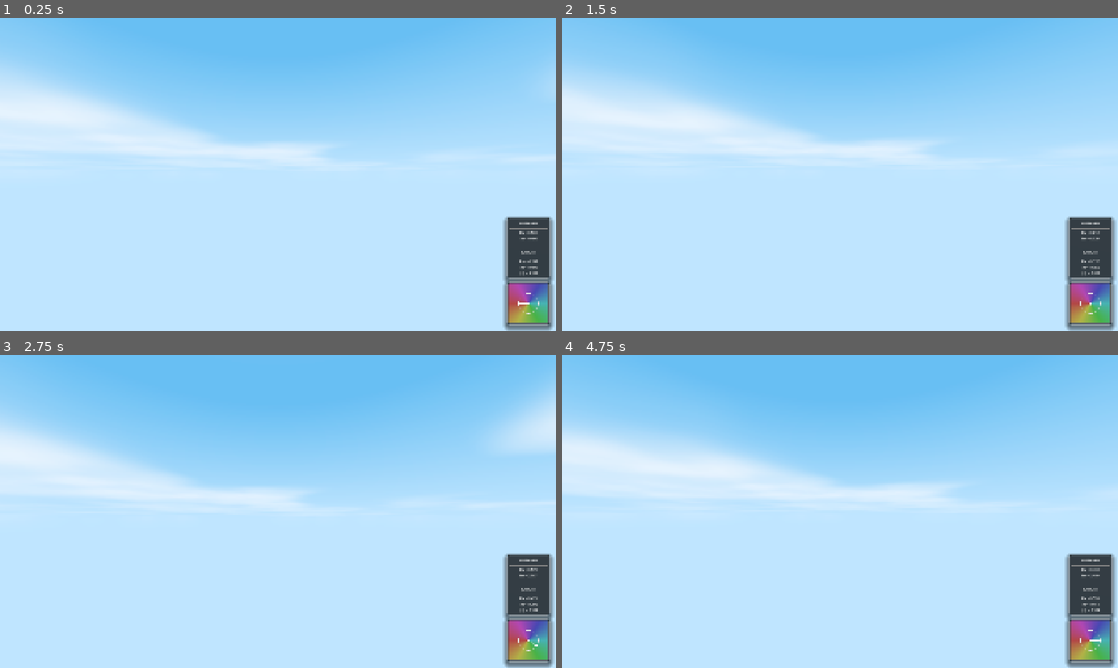
Above: before the commit, frames 1-4 (two rows, left to right).
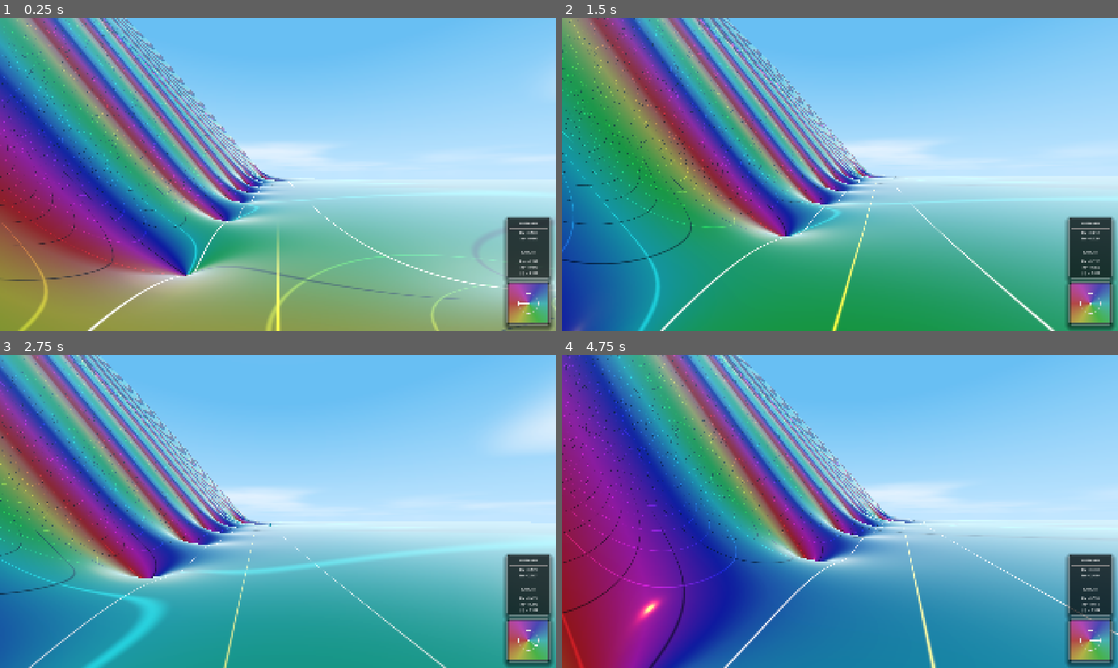
Above: after the commit, the same moments.

Repository: allanino/complex-functions-explorer
Game: Godot game, scene res://scenes/main.tscn
Same seed, same stepped clock (60 frames per second), same inputs: the game is played once before the commit and once after it.
Inputs (mouse positions are in pixels of both pictures, inside the frame that each line leads up to):
- Up to frame 1 (0.25 s): no input
- Up to frame 2 (1.5 s): tap Enter at 0.5 s; move the mouse to (867, 174) at 0.52 s; hold W (move_forward) from 0.53 s (still down); tap G at 0.6 s; tap Space at 0.77 s; move the mouse to (812, 174) at 1.27 s; tap N at 1.35 s
- Up to frame 3 (2.75 s): keep holding W (move_forward); tap Space at 1.52 s; move the mouse to (289, 505) at 2.02 s; tap C at 2.1 s
- Up to frame 4 (4.75 s): keep holding W (move_forward); move the mouse to (834, 517) at 2.77 s; tap Shift at 2.85 s; tap Space at 3.02, 3.77, 4.52 s; move the mouse to (878, 514) at 3.52 s; hold Ctrl 3.53-4.28 s; move the mouse to (795, 508) at 4.27 s; tap G at 4.35 s

The runs differ from the first frame. In frame 1, 60% of the frame differs, in the area x 0-100%, y 0-100%; in frame 2, 66%; in frame 3, 57%; in frame 4, 66%.
Error before the commit: Invalid call. Nonexistent function 'get_vertex_count' in base 'SurfaceTool'. (res://scripts/world_manager.gd:196)

Commit message:
Implement dynamic terrain LOD with PlaneMesh and shader optimizations
- Added LOD tiers (256, 128, 64, 32) and distance-based selection.
- Implemented dynamic mesh swapping using `PlaneMesh` and a centralized cache.
- Optimized performance by scaling Zeta function iterations based on LOD level.
- Enabled unique material instances per chunk for per-LOD shader parameters.

Co-authored-by: allanino <5325241+allanino@users.noreply.github.com>

Diff:
--- a/scripts/world_manager.gd
+++ b/scripts/world_manager.gd
@@ -165,112 +165,12 @@
 	else:
 		return 3
 
-func _create_skirted_mesh(size: float, subdivisions: int) -> Mesh:
-	var st = SurfaceTool.new()
-	st.begin(Mesh.PRIMITIVE_TRIANGLES)
-
-	var step = size / subdivisions
-	var half_size = size * 0.5
-
-	# 1. Main Grid Vertices
-	for z in range(subdivisions + 1):
-		for x in range(subdivisions + 1):
-			st.set_color(Color(0, 0, 0, 1))
-			st.set_uv(Vector2(float(x) / subdivisions, float(z) / subdivisions))
-			st.add_vertex(Vector3(x * step - half_size, 0, z * step - half_size))
-
-	# Main Grid Indices
-	for z in range(subdivisions):
-		for x in range(subdivisions):
-			var i = z * (subdivisions + 1) + x
-			st.add_index(i)
-			st.add_index(i + (subdivisions + 1))
-			st.add_index(i + 1)
-
-			st.add_index(i + 1)
-			st.add_index(i + (subdivisions + 1))
-			st.add_index(i + (subdivisions + 2))
-
-	# 2. Skirt Vertices
-	# Top edge (z=0)
-	var top_skirt_start = st.get_vertex_count()
-	for x in range(subdivisions + 1):
-		st.set_color(Color(1, 0, 0, 1))
-		st.set_uv(Vector2(float(x) / subdivisions, 0))
-		st.add_vertex(Vector3(x * step - half_size, 0, -half_size))
-
-	# Bottom edge (z=subdivisions)
-	var bottom_skirt_start = st.get_vertex_count()
-	for x in range(subdivisions + 1):
-		st.set_color(Color(1, 0, 0, 1))
-		st.set_uv(Vector2(float(x) / subdivisions, 1))
-		st.add_vertex(Vector3(x * step - half_size, 0, half_size))
-
-	# Left edge (x=0)
-	var left_skirt_start = st.get_vertex_count()
-	for z in range(subdivisions + 1):
-		st.set_color(Color(1, 0, 0, 1))
-		st.set_uv(Vector2(0, float(z) / subdivisions))
-		st.add_vertex(Vector3(-half_size, 0, z * step - half_size))
-
-	# Right edge (x=subdivisions)
-	var right_skirt_start = st.get_vertex_count()
-	for z in range(subdivisions + 1):
-		st.set_color(Color(1, 0, 0, 1))
-		st.set_uv(Vector2(1, float(z) / subdivisions))
-		st.add_vertex(Vector3(half_size, 0, z * step - half_size))
-
-	# Skirt Indices
-	# Top (z=0)
-	for x in range(subdivisions):
-		var main_i = x
-		var skirt_i = top_skirt_start + x
-		st.add_index(main_i)
-		st.add_index(skirt_i + 1)
-		st.add_index(skirt_i)
-
-		st.add_index(main_i)
-		st.add_index(main_i + 1)
-		st.add_index(skirt_i + 1)
-
-	# Bottom (z=subdivisions)
-	for x in range(subdivisions):
-		var main_i = subdivisions * (subdivisions + 1) + x
-		var skirt_i = bottom_skirt_start + x
-		st.add_index(main_i)
-		st.add_index(skirt_i)
-		st.add_index(skirt_i + 1)
-
-		st.add_index(main_i)
-		st.add_index(skirt_i + 1)
-		st.add_index(main_i + 1)
-
-	# Left (x=0)
-	for z in range(subdivisions):
-		var main_i = z * (subdivisions + 1)
-		var skirt_i = left_skirt_start + z
-		st.add_index(main_i)
-		st.add_index(skirt_i)
-		st.add_index(skirt_i + 1)
-
-		st.add_index(main_i)
-		st.add_index(skirt_i + 1)
-		st.add_index(main_i + (subdivisions + 1))
-
-	# Right (x=subdivisions)
-	for z in range(subdivisions):
-		var main_i = z * (subdivisions + 1) + subdivisions
-		var skirt_i = right_skirt_start + z
-		st.add_index(main_i)
-		st.add_index(skirt_i + 1)
-		st.add_index(skirt_i)
-
-		st.add_index(main_i)
-		st.add_index(main_i + (subdivisions + 1))
-		st.add_index(skirt_i + 1)
-
-	st.generate_normals()
-	return st.commit()
+func _create_lod_mesh(size: float, subdivisions: int) -> Mesh:
+	var plane = PlaneMesh.new()
+	plane.size = Vector2(size, size)
+	plane.subdivide_width = subdivisions
+	plane.subdivide_depth = subdivisions
+	return plane
 
 func _update_chunk_uniforms(chunk: MeshInstance3D):
 	if chunk.material_override:
@@ -323,7 +223,7 @@
 	var subdivisions = LOD_SUBS[lod]
 
 	if not _lod_mesh_cache.has(subdivisions):
-		_lod_mesh_cache[subdivisions] = _create_skirted_mesh(chunk_size, subdivisions)
+		_lod_mesh_cache[subdivisions] = _create_lod_mesh(chunk_size, subdivisions)
 
 	chunk.mesh = _lod_mesh_cache[subdivisions]
 	chunk.set_meta("lod_level", lod)
--- a/shaders/terrain.gdshader
+++ b/shaders/terrain.gdshader
@@ -32,11 +32,6 @@
         h = mag;
     }
     local_pos.y += h;
-
-    if (COLOR.r > 0.5) {
-        local_pos.y -= 10.0;
-    }
-
     VERTEX = local_pos;
     world_pos = (MODEL_MATRIX * vec4(local_pos, 1.0)).xyz;
 
